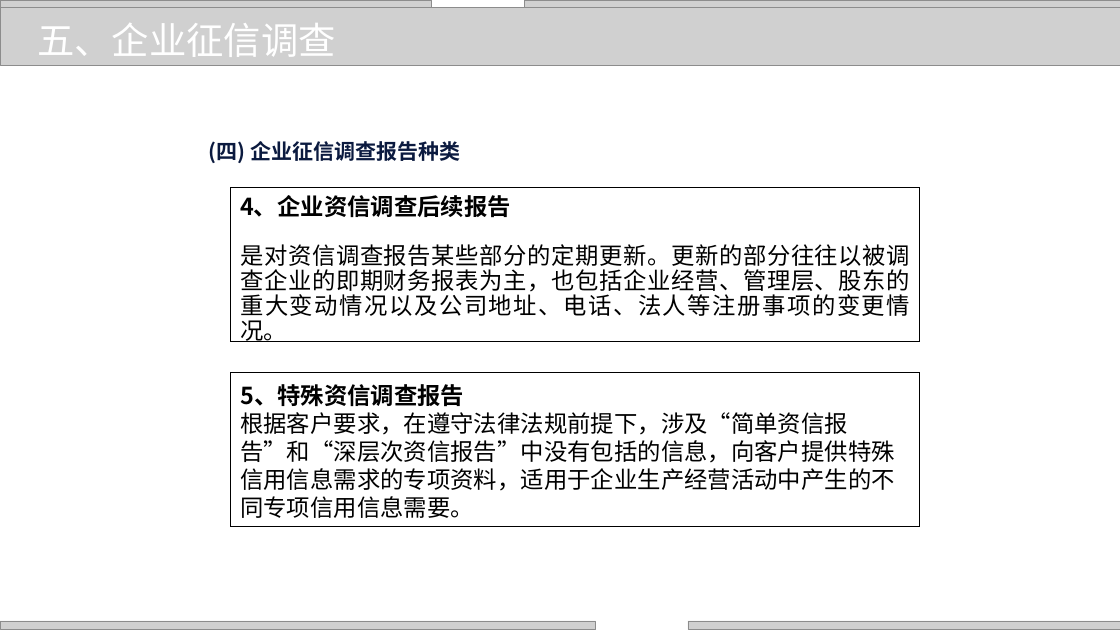
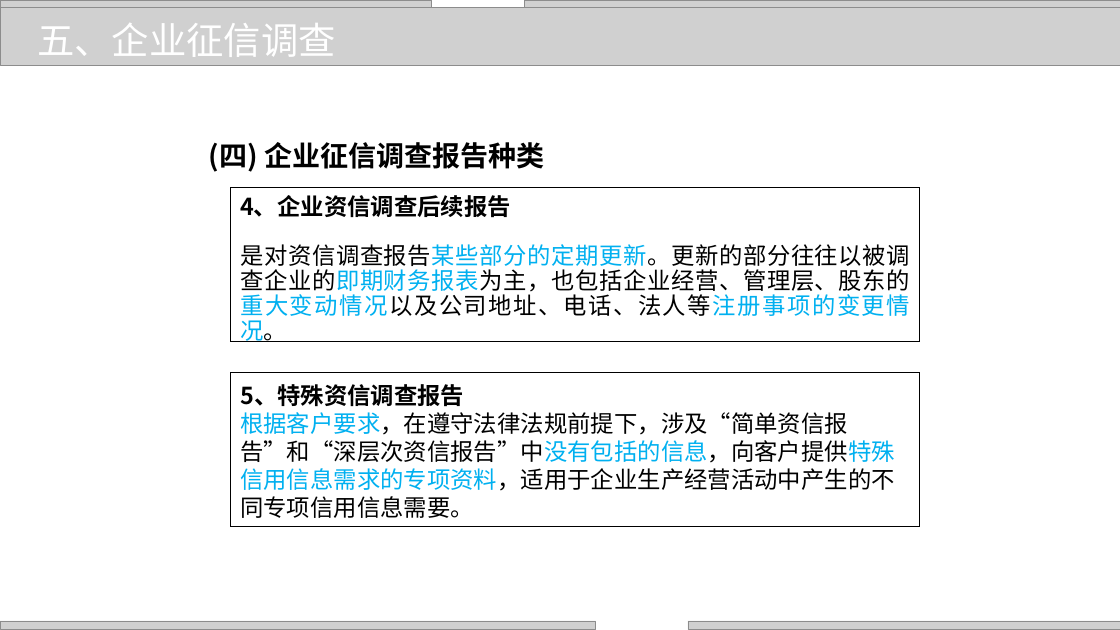
Before and after one commit to zhangjianzhang/internet_credit, a slide deck: slide 18 of files/slides/lecture_5.pptx. Drawn at 1120x630 pixels with LibreOffice and Linux fonts; fonts in the diff are those of the drawing; grey boxes stand for pictures; background and template pictures are left out. Boxes give left, top, right and bottom in pixels: in the first picture for what was removed or moved away, otherwise in the second. Text is boxed around its words. In the diff, an @@ line names an element or a change of style, - is before the commit and + after.

```diff
--- a/files/slides/lecture_5.pptx
+++ b/files/slides/lecture_5.pptx
@@ text "(四) 企业征信调查报告种类" at (209,142,544,172): size 18 to 24 pt, text colour #0B1A3F to #000000 @@
@@ text in rectangle at (240,244,910,342): text colour #000000 to #00B0F0 in "是对资信调查报告某些部分的定期更新。更新的部分往往以被调查企业的即期财务报表为主，也包括企业经营、管理层、股东的重大变动 ..." @@
@@ text in rectangle at (240,412,895,518): text colour #000000 to #00B0F0 in "根据客户要求，在遵守法律法规前提下，涉及“简单资信报告”和“深层次资信报告”中没有包括的信息，向客户提供特殊信用信息需求 ..." @@
```
Also in this commit, not shown: 19 other slides changed, 11 other files.
